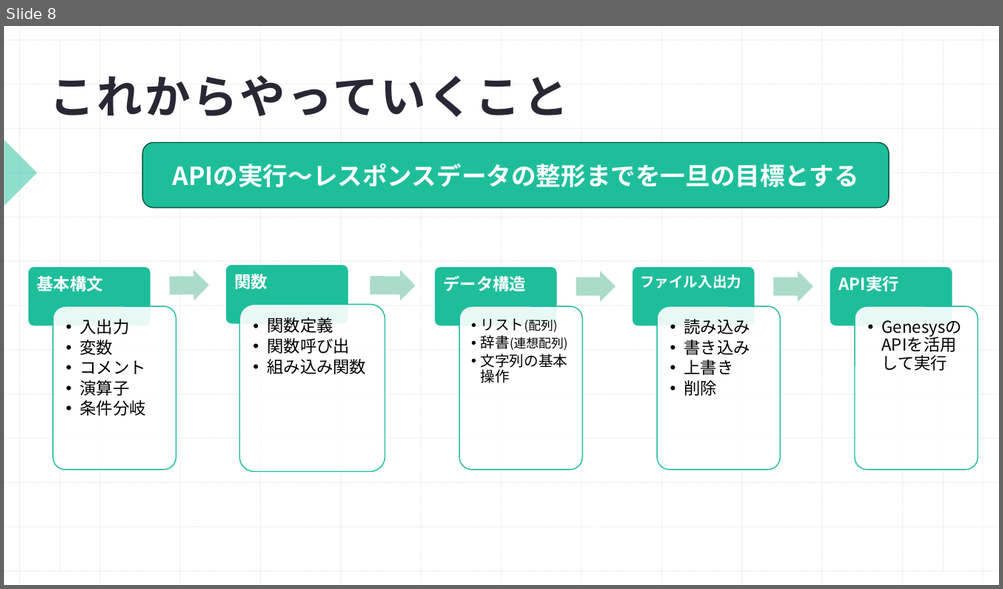
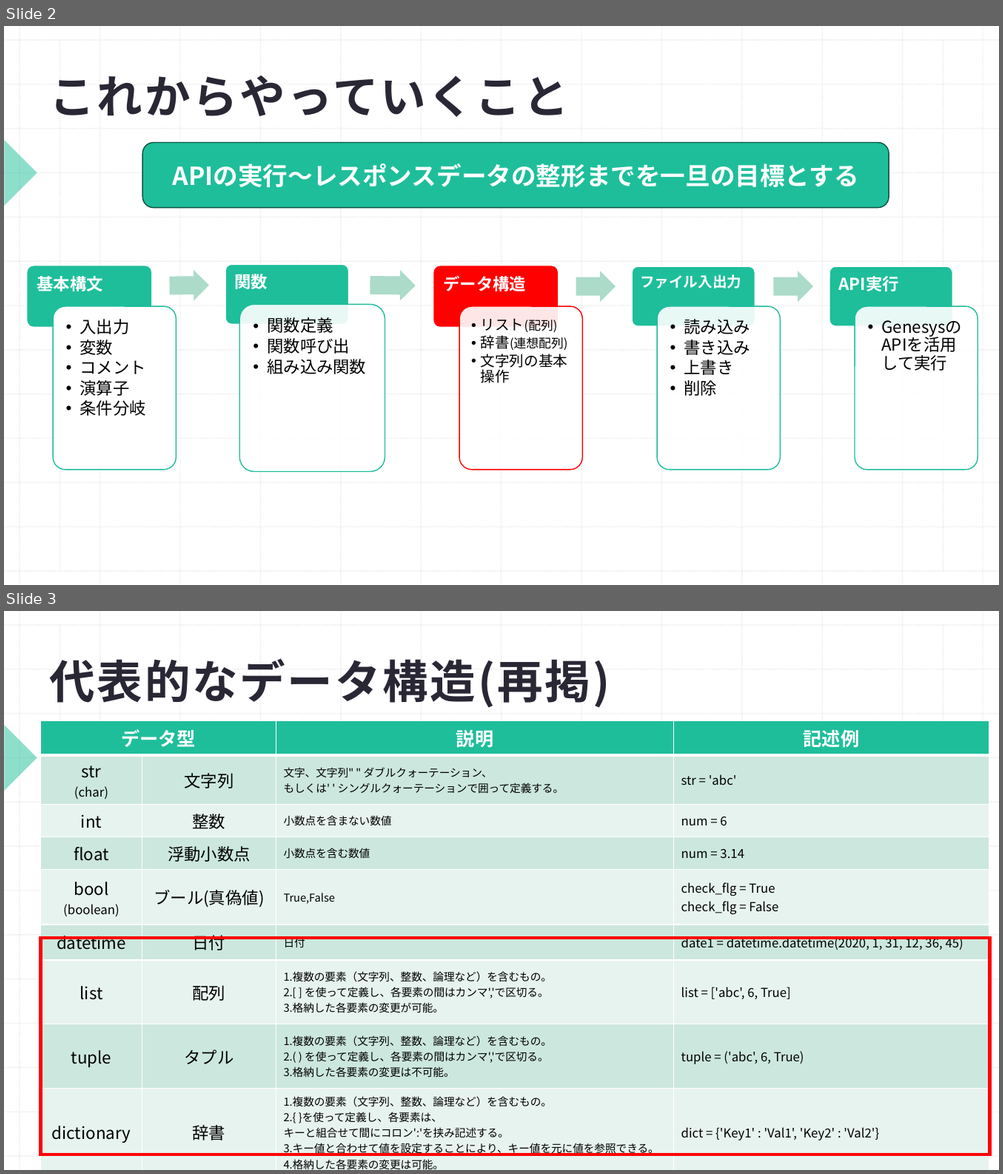
Before and after one commit to Shohei1129/Python_traning, a slide deck: プログラミング勉強会Python編(4.データ構造).pptx. Shown one above the other, each under a label of ours: slide 8 before the commit, slides 2 and 3 after it. The pictures are 1003x589 and 1003x1174 pixels, drawn with LibreOffice and Linux fonts; fonts in the diff are those of the drawing. Boxes give left, top, right and bottom in pixels: in the first picture for what was removed or moved away, otherwise in the second. Text is boxed around its words. In the diff, an @@ line names an element or a change of style, - is before the commit and + after.

```diff
--- a/プログラミング勉強会Python編(4.データ構造).pptx
+++ b/プログラミング勉強会Python編(4.データ構造).pptx
@@ slide 3 added at <box>4,611,999,1170</box>, background #FFFFFF; not listed: 29 template elements that a slide beside it also shows @@
@@ title added at <box>50,658,610,708</box>, 44 pt, text #2A2735, bold @@
+代表的なデータ構造(再掲)
@@ table added at <box>40,721,990,1170</box>, 9 rows, 4 columns @@
+データ型 |  | 説明 | 記述例
+str / (char) | 文字列 | 文字、文字列" " ダブルクォーテーション、 / もしくは' ' シングルクォーテーションで囲って定義する。 | str = 'abc'
+int | 整数 | 小数点を含まない数値 | num = 6
+float | 浮動小数点 | 小数点を含む数値 | num = 3.14
+bool / (boolean) | ブール(真偽値) | True,False | check_flg = True check_flg = False
+datetime | 日付 | 日付 | date1 = datetime.datetime(2020, 1, 31, 12, 36, 45)
+list | 配列 | 1.複数の要素（文字列、整数、論理など）を含むもの。 2.[ ] を使って定義し、各要素の間はカンマ','で区切る。 3.格納した各要素の変更が可能。 | list = ['abc', 6, True]
+tuple | タプル | 1.複数の要素（文字列、整数、論理など）を含むもの。 2.( ) を使って定義し、各要素の間はカンマ','で区切る。 3.格納した各要素の変更は不可能。 | tuple = ('abc', 6, True)
+dictionary | 辞書 | 1.複数の要素（文字列、整数、論理など）を含むもの。 2.{ }を使って定義し、各要素は、 / キーと組合せて間にコロン':'を挟み記述する。 3.キー値と合わせて値を設定することにより、キー値を元に値を参照できる。 4.格納した各要素の変更は可能。 | dict = {'Key1' : 'Val1', 'Key2' : 'Val2'}
@@ rectangle added at <box>40,938,990,1155</box>, outline #FF0000 3 pt @@
@@ what was slide 8 is now slide 2 @@
@@ slide 2 changed as well @@
@@ rounded rectangle at <box>28,267,151,326</box>: outline #FFFFFF 1 pt to #1EBE9B 1 pt @@
@@ rounded rectangle at <box>435,267,558,326</box>: fill #1EBE9B to #FF0000; outline #FFFFFF 1 pt to #FF0000 1 pt @@
@@ rounded rectangle at <box>54,306,176,470</box>: fill #FFFFFF at 90% opacity to #FFFFFF @@
@@ rounded rectangle at <box>459,306,582,470</box>: outline #1EBE9B 1 pt to #FF0000 1 pt @@
```
Also in this commit, not shown: 1 other slide changed, 3 other slides added, 23 slides removed, 29 other files.
